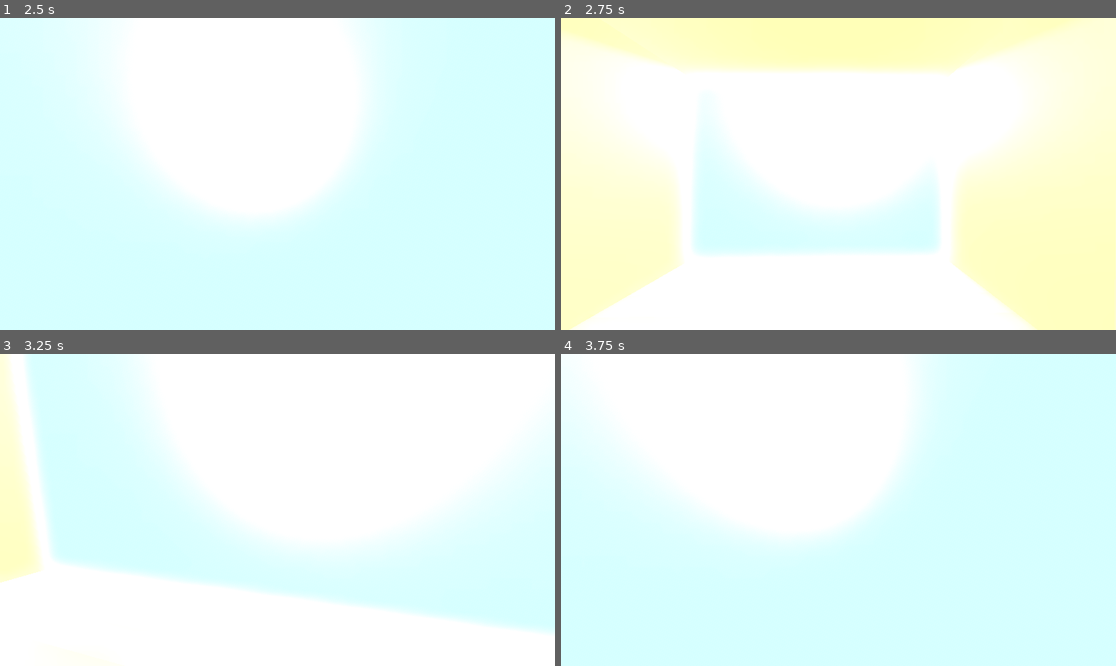
Above: before the commit, frames 1-4 (two rows, left to right).
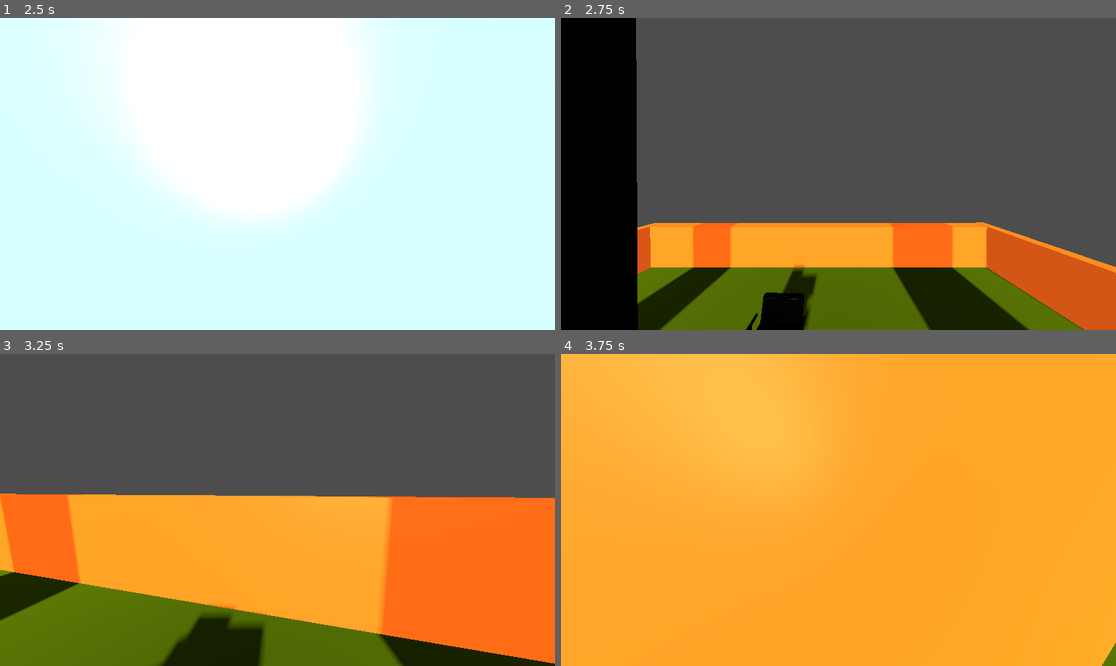
Above: after the commit, the same moments.

Repository: Jedwards14/ITGPMon0830
Game: Godot game, scene res://node_3d.tscn
The game is run twice, just before and just after one commit, with the same random seed, the same clock (stepped at 60 frames per second) and the same inputs. This scene is started directly instead of the project's main scene.
Inputs (mouse positions are in pixels of both pictures, inside the frame that each line leads up to):
- Up to frame 1 (2.5 s): tap Enter (ui_accept) at 0.5, 0.77, 1.52, 2 s; move the mouse to (305, 174) at 0.52 s; hold Shift (RUN) 0.53-1.28 s; hold Up (ui_up) from 0.53 s (still down); move the mouse to (249, 174) at 1.27 s; tap Shift (RUN) at 1.35 s; move the mouse to (288, 167) at 2.02 s; hold Shift (RUN) from 2.03 s (still down)
- Up to frame 2 (2.75 s): keep holding Up (ui_up); keep holding Shift (RUN)
- Up to frame 3 (3.25 s): keep holding Up (ui_up); move the mouse to (271, 516) at 2.77 s; release Shift (RUN) at 2.78 s; tap Shift (RUN) at 2.85 s; tap Enter (ui_accept) at 3.02 s
- Up to frame 4 (3.75 s): keep holding Up (ui_up); move the mouse to (877, 513) at 3.52 s; hold Shift (RUN) from 3.53 s (still down)

Frame 1 is identical in both runs. In frame 2, 100% of the frame differs, in the area x 0-100%, y 0-100%; in frame 3, 100%; in frame 4, 100%.

Commit message:
Update CharacterBody3D.gd

Diff:
--- a/intro-to-game-production/CharacterBody3D.gd
+++ b/intro-to-game-production/CharacterBody3D.gd
@@ -55,6 +55,6 @@
 
 func _on_area_3d_body_entered(body):
 	if body.name=="player":
-		get_tree().change_scene_to_file("res://node_3d.tscn")
+		get_tree().change_scene_to_file("res://TestWorld.tscn")
 
 	pass # Replace with function body.
